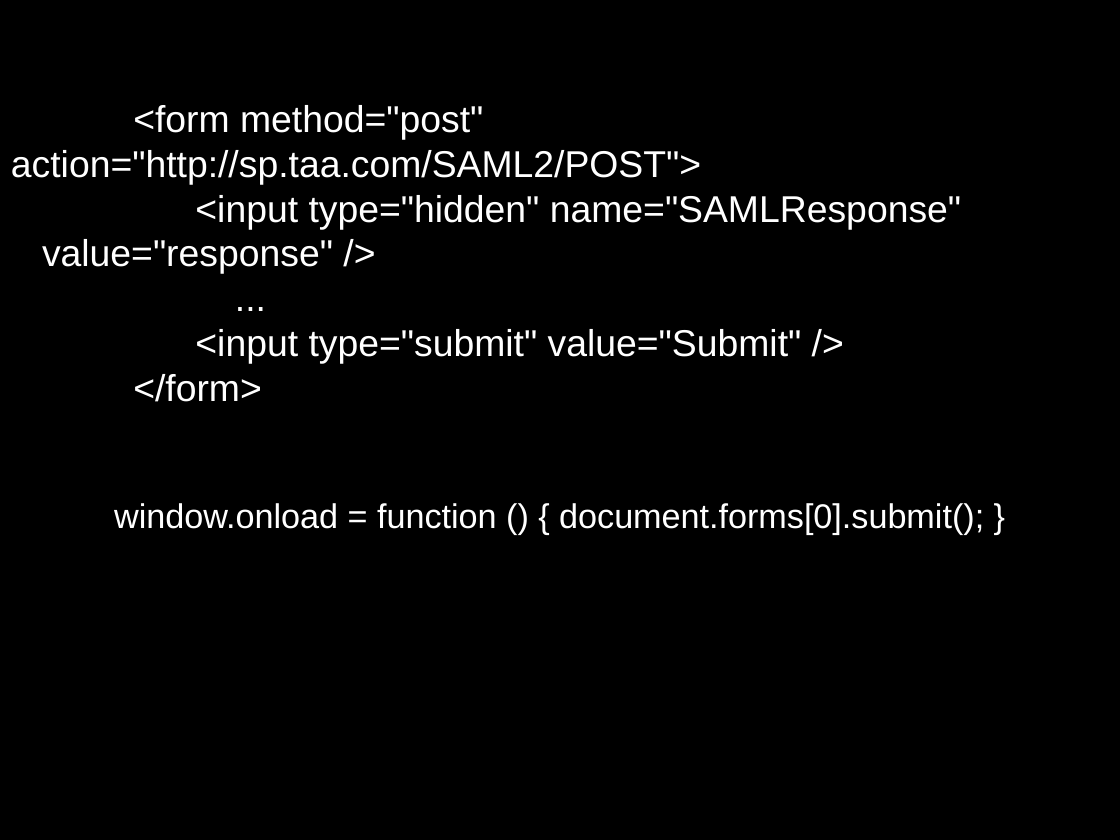
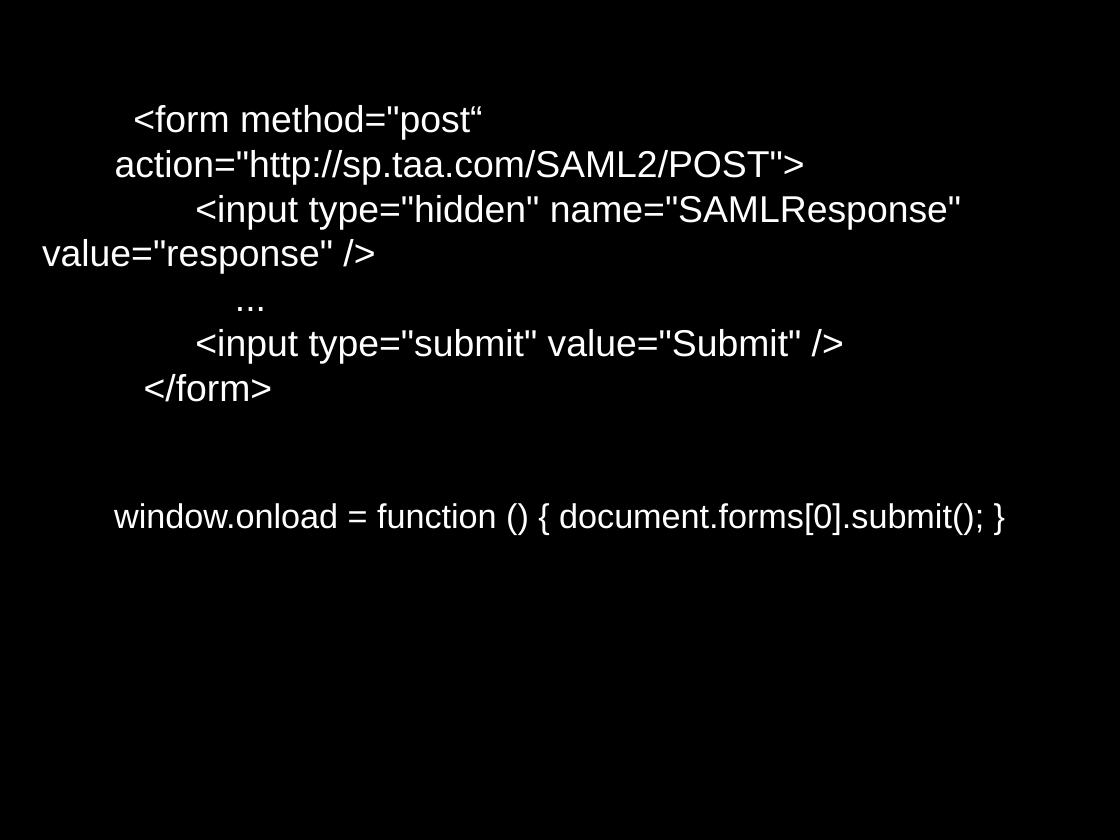
Before and after one commit to janasle/javabin-saml-demo, a slide deck: slide 11 of notes/javabin_saml.ppt (slide 12 before the commit). Drawn at 1120x840 pixels with LibreOffice and Linux fonts; fonts in the diff are those of the drawing. Boxes give left, top, right and bottom in pixels: in the first picture for what was removed or moved away, otherwise in the second. Text is boxed around its words. In the diff, an @@ line names an element or a change of style, - is before the commit and + after.

```diff
--- a/notes/javabin_saml.ppt
+++ b/notes/javabin_saml.ppt
@@ text at bbox=[115, 105, 805, 184]: text changed @@
-<form method="post" action="http://sp.taa.com/SAML2/POST">
+<form method="post“ action="http://sp.taa.com/SAML2/POST">
```
Also in this commit, not shown: 11 other slides changed, 6 slides added, 2 slides removed, 23 other files.
